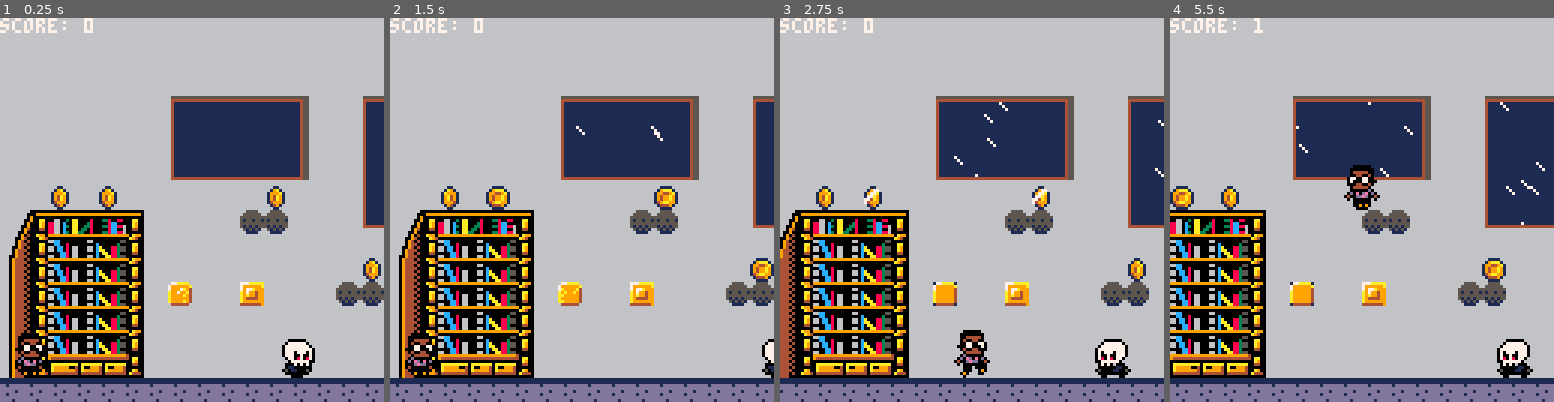
Above: before the commit, frames 1-4 (left to right).
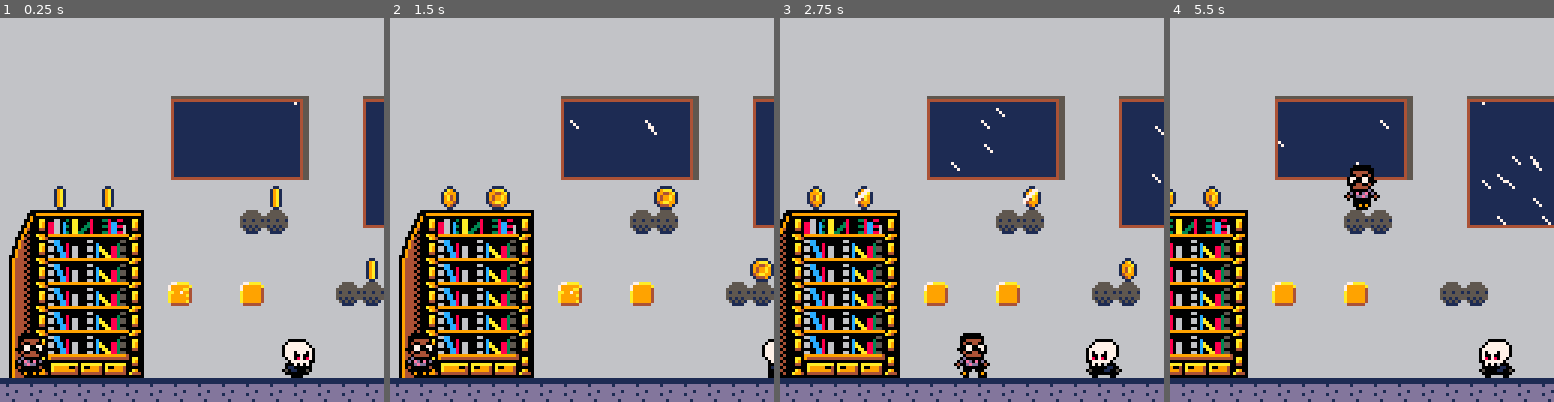
Above: after the commit, the same moments.

Repository: cwrightlibrary/pico-8
Game: PICO-8 cartridge library_game/carts/library-game.p8
Same seed, same stepped clock (60 frames per second), same inputs: the game is played once before the commit and once after it.
Inputs:
- Up to frame 1 (0.25 s): no input
- Up to frame 2 (1.5 s): tap X (X key) at 0.33, 1.07 s; tap O (Z key) at 0.7 s
- Up to frame 3 (2.75 s): hold Right 1.6-2.1 s; tap O (Z key) at 1.7, 2.1, 2.5 s; tap X (X key) at 1.85 s; hold Right from 2.47 s (still down)
- Up to frame 4 (5.5 s): tap O (Z key) every 0.4 s from 2.9 to 5.3 s; tap X (X key) at 2.97, 4.08, 5.2 s; release Right at 3.03 s; hold Left 3.08-3.58 s; hold Right 4.02-4.68 s; hold Left from 5.08 s (still down)

The runs differ from the first frame. In frame 1, 1.1% of the frame differs, in the area x 0-100%, y 0-75%; in frame 2, 0.7%; in frame 3, 17%; in frame 4, 17%, in the area x 0-100%, y 0-100%.

Commit message:
Add files via upload

Diff:
--- a/library_game/carts/library-game.p8
+++ b/library_game/carts/library-game.p8
@@ -8,6 +8,7 @@
  --sk_init()
  coin_index={}
  q_brick_index={}
+ p_brick_index={}
 
  sk_index={}
  sk_small_index={}
@@ -46,10 +47,12 @@
  map(0,0)
  add_coin()
  add_q_brick()
+ add_p_brick()
  add_sk()
  add_sk_small()
  p_draw()
  print('score: '..p.score,cam_x,0)
+ print(coloris)
 end
 -->8
 --player
@@ -398,6 +401,24 @@
    spr(q_brick.sp,q_brick.x*8,q_brick.y*8,q_brick.w/8,q_brick.h/8)
   else
    mset(q_brick.x,q_brick.y,155)
+   pset(q_brick.x*8,q_brick.y*8,6)
+   pset(q_brick.x*8+7,q_brick.y*8,6)
+   pset(q_brick.x*8,q_brick.y*8+7)
+   pset(q_brick.x*8+7,q_brick.y*8+7)
+  end
+ end
+end
+coloris=0
+function add_p_brick()
+ obj_search('p_brick',155)
+ for p_brick in all(p_brick_index) do
+  mset(p_brick.x,p_brick.y,155)
+  coloris=pget(p_brick.x*8,p_brick.y*8-1)
+  if pget(p_brick.x*8,p_brick.y*8-1)==6 then
+   pset(p_brick.x*8,p_brick.y*8,6)
+   pset(p_brick.x*8+7,p_brick.y*8,6)
+   pset(p_brick.x*8,p_brick.y*8+7)
+   pset(p_brick.x*8+7,p_brick.y*8+7)
   end
  end
 end
@@ -529,6 +550,11 @@
     elseif obj_name=='q_brick' then
      if mget(x,y)==138 then
       add_object('q_brick',x,y,8,8)
+      mset(x,y,cell_replace)
+     end
+    elseif obj_name=='p_brick' then
+     if mget(x,y)==176 then
+      add_object('p_brick',x,y,8,8)
       mset(x,y,cell_replace)
      end
     end
@@ -618,6 +644,15 @@
    hit=false
   }
   add(q_brick_index,q_brick)
+ elseif obj_name=='p_brick' then
+  local p_brick={
+    sp=155,
+    x=objx,
+    y=objy,
+    w=objw,
+    h=objh
+  }
+  add(p_brick_index,p_brick)
  end
 end
 --speed limiter
@@ -803,14 +838,14 @@
 8080808080808080808080808080808080808080808080808080808080808080808080808080808080808080808080808080808080808080808080808080808080808080808080808080808080808080808080808080808080808080808080808080808080808080808080808080808080808080808080808080808080808080
 8080808080808080808080808080808080808080808080808080808080808080808080808080808080808080808080808080808080808080808080808080808080808080808080808080808080808080808080808080808080808080808080808080808080808080808080808080808080808080808080808080808080808080
 8080808080808081828282828380808182828282828282828282838080808182828282828282828282828282828282828282838080808080808080808080808080808080808080808080808080808080808080808080808080808080808080808080808080808080808080808080808080808080808080808080808080808080
-808080808080809192929292938080919292929292929292929293808080919292929292929b9b9b9b9b9b92929292929292938080808080808080808080808080808080808080808080808080808080808080808080808080808080808080808080808080808080808080808080808080808080808080808080808080808080
+80808080808080919292929293808091929292929292929292929380808091929292929292b0b0b0b0b0b092929292929292938080808080808080808080808080808080808080808080808080808080808080808080808080808080808080808080808080808080808080808080808080808080808080808080808080808080
 8080808080808091929292929380809192929292929292929292938080809192929292929292929292929292929292929292938080808080808080808080808080808080808080808080808080808080808080808080808080808080808080808080808080808080808080808080808080808080808080808080808080808080
 80808080808080a1a2a2a2a2a380809192929292929292929292938080809192929292929292929292929292929292929292938080808080808080808080808080808080808080808080808080808080808080808080808080808080808080808080808080808080808080808080808080808080808080808080808080808080
 8080b580b5808080808080b58080809192929292929292929292938080809192929292929292929292929292929292929292938080808080808080808080808080808080808080808080808080808080808080808080808080808080808080808080808080808080808080808080808080808080808080808080808080808080
-848586878889808080809090808080a1a2a2a2a2a2a2a2a2a2a2a3808080919292929292929b9b9b92929292929b929b9292938080808080808080808080808080808080808080808080808080808080808080808080808080808080808080808080808080808080808080808080808080808080808080808080808080808080
+848586878889808080809090808080a1a2a2a2a2a2a2a2a2a2a2a380808091929292929292b0b0b09292929292b092b09292938080808080808080808080808080808080808080808080808080808080808080808080808080808080808080808080808080808080808080808080808080808080808080808080808080808080
 9495969798998080808080808080808080808080808080808080808080809192929292929292929292929292929292929292938080808080808080808080808080808080808080808080808080808080808080808080808080808080808080808080808080808080808080808080808080808080808080808080808080808080
 a49596979899808080808080808080b580808080808080808080808080809192929292929292929292929292929292929292938080808080808080808080808080808080808080808080808080808080808080808080808080808080808080808080808080808080808080808080808080808080808080808080808080808080
-a49596979899808a8080b080808090908080808080808a9b8a9b8a80808091929b9b9b9292929292929292929b9b9b9b9b92938080808080808080808080808080808080808080808080808080808080808080808080808080808080808080808080808080808080808080808080808080808080808080808080808080808080
+a49596979899808a8080b080808090908080808080808ab08ab08a8080809192b0b0b0929292929292929292b0b0b0b0b092938080808080808080808080808080808080808080808080808080808080808080808080808080808080808080808080808080808080808080808080808080808080808080808080808080808080
 a495969798998080808080808080808080808080808080808080808080809192929292929292929292929292929292929292938080808080808080808080808080808080808080808080808080808080808080808080808080808080808080808080808080808080808080808080808080808080808080808080808080808080
 a49596979899808080808040808080808080804080808080808080808080a1a2a2a2a2a2a2a2a2a2a2a2a2a2a2a2a2a2a2a2a38080808080808080808080808080808080808080808080808080808080808080808080808080808080808080808080808080808080808080808080808080808080808080808080808080808080
 a4a5a6a7a8a98080808080808080808080808080808080808060808080808080808080808080808080808080808080808080808080808080808080808080808080808080808080808080808080808080808080808080808080808080808080808080808080808080808080808080808080808080808080808080808080808080
